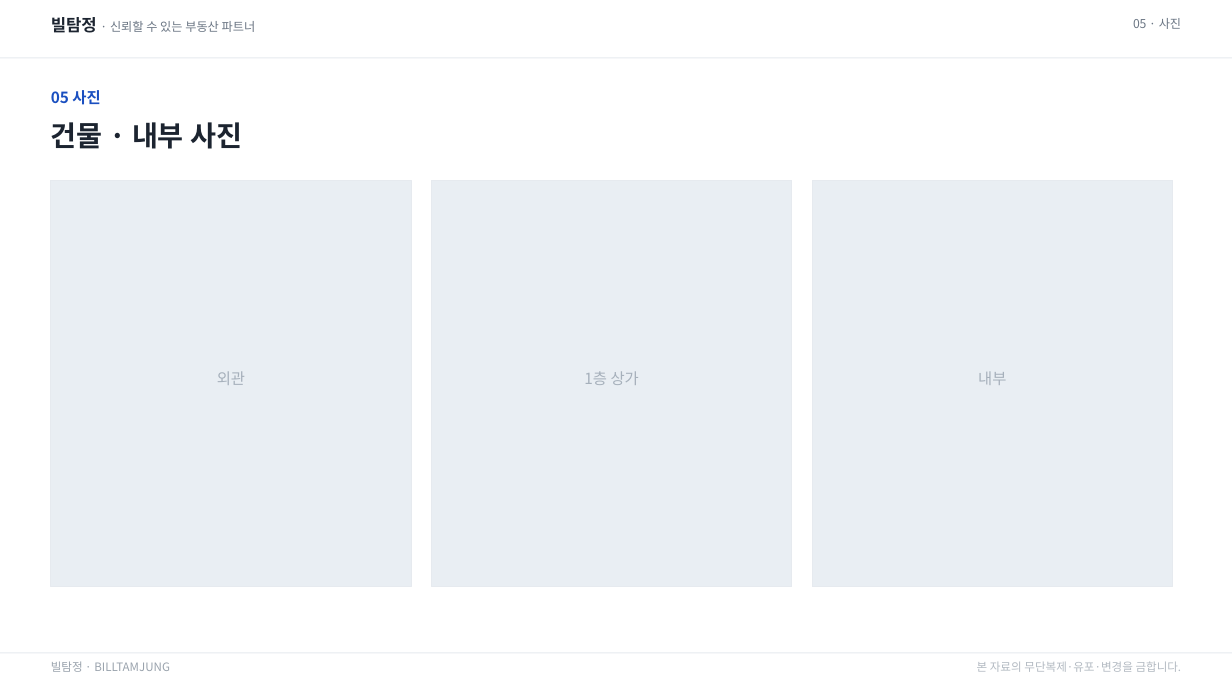
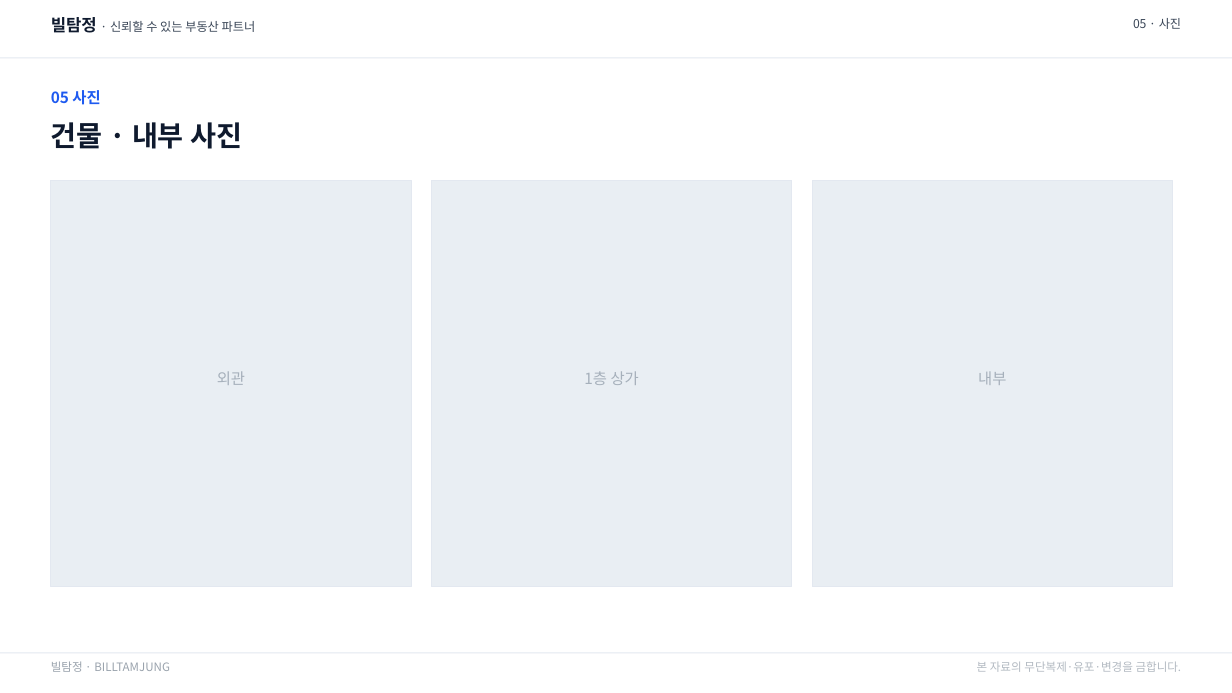
Before and after one commit to lsu7202/billtamjung, a slide deck: slide 6 of specs/02-screens/_mockups/브리핑.pptx. Drawn at 1232x693 pixels with LibreOffice and Linux fonts; fonts in the diff are those of the drawing. Boxes give left, top, right and bottom in pixels: in the first picture for what was removed or moved away, otherwise in the second. Text is boxed around its words. In the diff, an @@ line names an element or a change of style, - is before the commit and + after.

```diff
--- a/specs/02-screens/_mockups/브리핑.pptx
+++ b/specs/02-screens/_mockups/브리핑.pptx
@@ text "빌탐정 · 신뢰할 수 있는 ..." at [51,17,256,33]: text colour #1C2430 to #0F1A2E in "빌탐정"; text colour #6B7684 to #3A4657 in "· 신뢰할 수 있는 부동산 파트너" @@
@@ text "05 · 사진" at [1133,18,1181,29]: text colour #6B7684 to #3A4657 @@
@@ text "05 사진" at [51,90,100,105]: text colour #1A4FC0 to #1E5AF0 @@
```
Also in this commit, not shown: 6 other slides changed, 39 other files.
